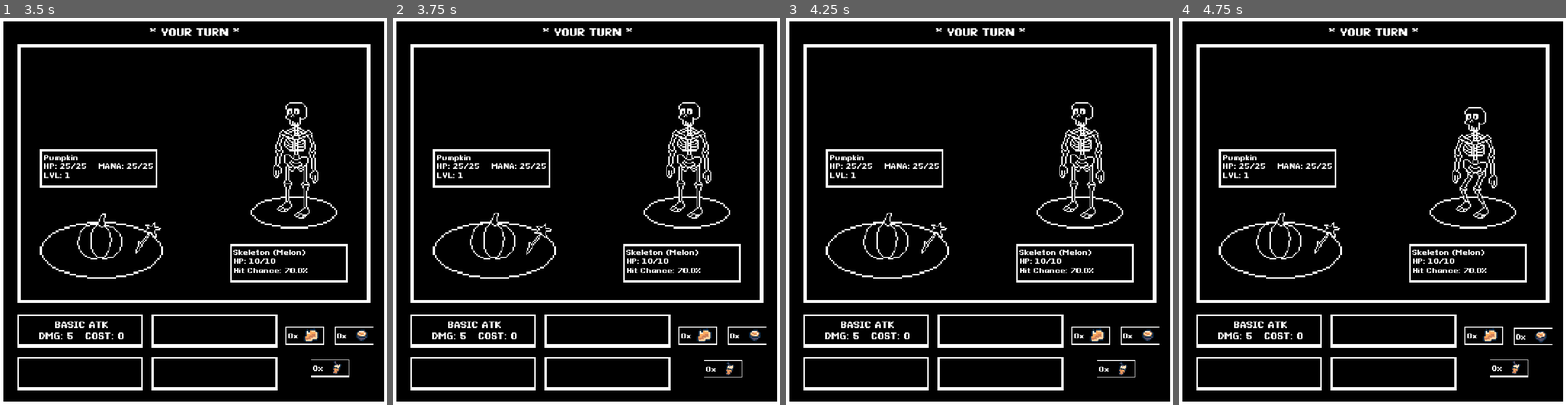
Above: before the commit, frames 1-4 (left to right).
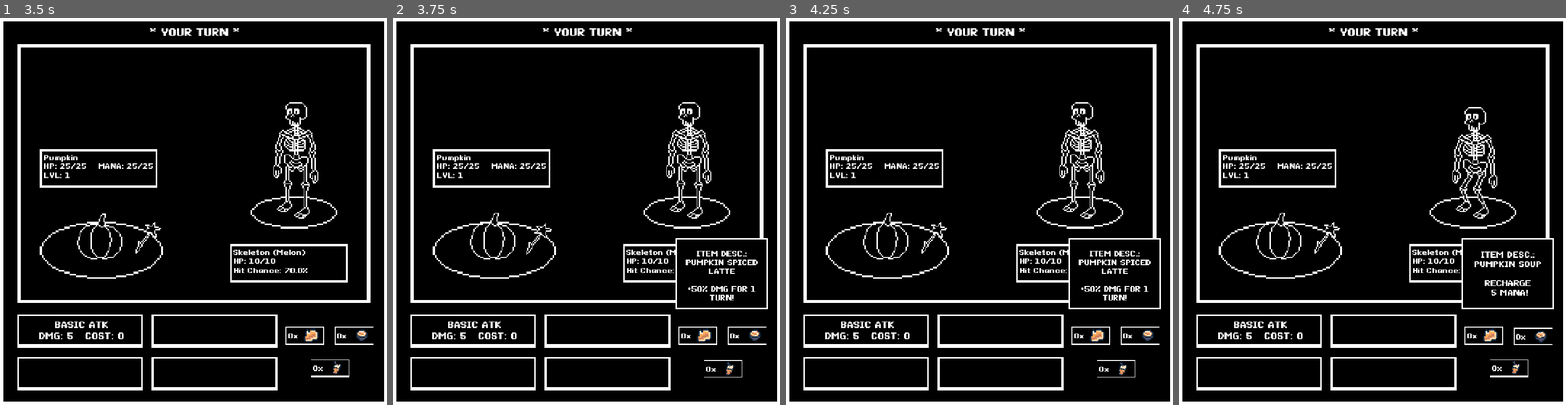
Above: after the commit, the same moments.

Repository: QuoteGenerator/Jame_Gam_Halloween
Game: Godot game, scene res://area_2.tscn
Same seed, same stepped clock (60 frames per second), same inputs: the game is played once before the commit and once after it. This scene is started directly instead of the project's main scene.
Inputs (mouse positions are in pixels of both pictures, inside the frame that each line leads up to):
- Up to frame 1 (3.5 s): move the mouse to (278, 192) at 0.52 s; hold D 0.53-1.28 s; tap E (Interact) every 0.75 s from 0.6 to 2.85 s; move the mouse to (116, 230) at 1.27 s; hold S 1.28-2.03 s; move the mouse to (232, 126) at 2.02 s; hold D 2.03-2.78 s; move the mouse to (174, 288) at 2.77 s; hold W from 2.78 s (still down)
- Up to frame 2 (3.75 s): release W at 3.5 s; click "0x" at 3.5 s
- Up to frame 3 (4.25 s): no input
- Up to frame 4 (4.75 s): click "0x" at 4.25 s

Frame 1 is identical in both runs. In frame 2, 1.4% of the frame differs, in the area x 73-97%, y 56-76%; in frame 3, 1.4%; in frame 4, 1.3%.

Commit message:
item descriptions added

Diff:
--- a/Jame_GAM_HALLOWEN_FIX/jame-gam-halloween/Scripts/combat_button.gd
+++ b/Jame_GAM_HALLOWEN_FIX/jame-gam-halloween/Scripts/combat_button.gd
@@ -4,6 +4,12 @@
 @onready var move2: Label = $"../S2/Label"
 @onready var move3: Label = $"../S3/Label"
 @onready var move4: Label = $"../S4/Label"
+
+@onready var infobox: Sprite2D = $"../../../Infobox"
+@onready var label_pie: Label = $"../../../Infobox/Label_pie"
+@onready var label_soup: Label = $"../../../Infobox/Label_soup"
+@onready var label_latte: Label = $"../../../Infobox/Label_latte"
+
 
 @onready var move_milestone_1: CanvasLayer = $"../../../Move_Milestone1"
 
@@ -37,14 +43,20 @@
 		label.position =Vector2(56.5, 16)
 
 	if(name == "pumpkin_spice_latte_button"):
+		infobox.hide()
+		label_latte.hide()
 		label.position.y = 15
 		itemImage.position.y = 27
 
 	if(name == "pumpkin_soup_button"):
+		infobox.hide()
+		label_soup.hide()
 		label.position.y = 15
 		itemImage.position.y = 27
 
 	if(name == "pumpkin_pie_button"):
+		infobox.hide()
+		label_pie.hide()
 		label.position.y = 15
 		itemImage.position.y = 27
 
@@ -53,12 +65,18 @@
 		label.position = Vector2(56.5, 20)
 
 	if(name == "pumpkin_spice_latte_button"):
+		infobox.show()
+		label_latte.show()
 		label.position.y = 18
 		itemImage.position.y = 30
 	if(name == "pumpkin_soup_button"):
+		infobox.show()
+		label_soup.show()
 		label.position.y = 18
 		itemImage.position.y = 30
 	if(name == "pumpkin_pie_button"):
+		infobox.show()
+		label_pie.show()
 		label.position.y = 18
 		itemImage.position.y = 30
 
--- a/Jame_GAM_HALLOWEN_FIX/jame-gam-halloween/combat_ui.tscn
+++ b/Jame_GAM_HALLOWEN_FIX/jame-gam-halloween/combat_ui.tscn
@@ -23,6 +23,7 @@
 [ext_resource type="Texture2D" uid="uid://dbq05cio0v82a" path="res://Assets/Sprites/tbc_sprites/wand_idle.png" id="14_nw44a"]
 [ext_resource type="Texture2D" uid="uid://byeoo7x84ks8r" path="res://Assets/Sprites/tbc_sprites/sunglasses_anim_skelly.png" id="21_gjqx6"]
 [ext_resource type="PackedScene" uid="uid://cnokheo2ovrgs" path="res://fire_cards.tscn" id="22_1dsod"]
+[ext_resource type="Texture2D" uid="uid://b38tplirfg6df" path="res://Assets/Sprites/infobox.png" id="24_27hpn"]
 
 [sub_resource type="Animation" id="Animation_rltsl"]
 length = 0.001
@@ -1119,6 +1120,68 @@
 
 [node name="AnimationPlayer" type="AnimationPlayer" parent="BlackScreen" unique_id=773661854]
 libraries/ = SubResource("AnimationLibrary_1dsod")
+
+[node name="Infobox" type="Sprite2D" parent="." unique_id=980048691]
+visible = false
+position = Vector2(1019, 793.00006)
+scale = Vector2(4.66, 4.66)
+texture = ExtResource("24_27hpn")
+
+[node name="Label_pie" type="Label" parent="Infobox" unique_id=500008483]
+visible = false
+custom_maximum_size = Vector2(666.36, 505.84)
+offset_left = -28.326181
+offset_top = -21.673834
+offset_right = 638.0338
+offset_bottom = 484.16617
+scale = Vector2(0.085, 0.085)
+theme_override_fonts/font = ExtResource("7_akiti")
+theme_override_font_sizes/font_size = 58
+text = "
+ITEM DESC.: PUMPKIN PIE
+
+HEALS YOU
+FOR 5 HP!
+"
+horizontal_alignment = 1
+autowrap_mode = 3
+
+[node name="Label_soup" type="Label" parent="Infobox" unique_id=430436005]
+visible = false
+custom_maximum_size = Vector2(666.36, 505.84)
+offset_left = -28.326181
+offset_top = -21.673834
+offset_right = 638.0338
+offset_bottom = 484.16617
+scale = Vector2(0.085, 0.085)
+theme_override_fonts/font = ExtResource("7_akiti")
+theme_override_font_sizes/font_size = 58
+text = "
+ITEM DESC.: PUMPKIN SOUP
+
+RECHARGE
+ 5 MANA!
+"
+horizontal_alignment = 1
+autowrap_mode = 3
+
+[node name="Label_latte" type="Label" parent="Infobox" unique_id=1790498060]
+visible = false
+custom_maximum_size = Vector2(666.36, 505.84)
+offset_left = -28.326181
+offset_top = -21.673834
+offset_right = 638.0338
+offset_bottom = 484.16617
+scale = Vector2(0.085, 0.085)
+theme_override_fonts/font = ExtResource("7_akiti")
+theme_override_font_sizes/font_size = 54
+text = "
+ITEM DESC.: PUMPKIN SPICED LATTE
+
++50% DMG FOR 1 TURN!
+"
+horizontal_alignment = 1
+autowrap_mode = 3
 
 [connection signal="mouse_entered" from="Panel/Control/simple_attack_button" to="Panel/Control/simple_attack_button" method="_on_mouse_entered"]
 [connection signal="mouse_exited" from="Panel/Control/simple_attack_button" to="Panel/Control/simple_attack_button" method="_on_mouse_exited"]
Binary file added: Jame_GAM_HALLOWEN_FIX/jame-gam-halloween/Assets/Sprites/infobox.png
Not shown, added: Jame_GAM_HALLOWEN_FIX/jame-gam-halloween/Assets/Sprites/infobox.png.import
